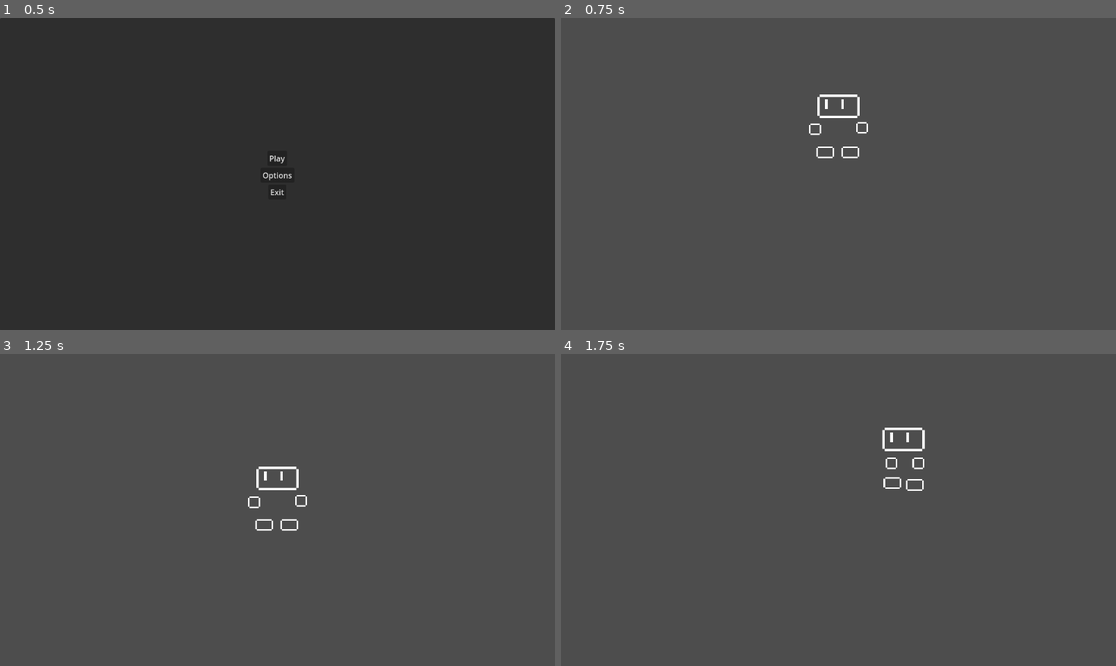
Above: before the commit, frames 1-4 (two rows, left to right).
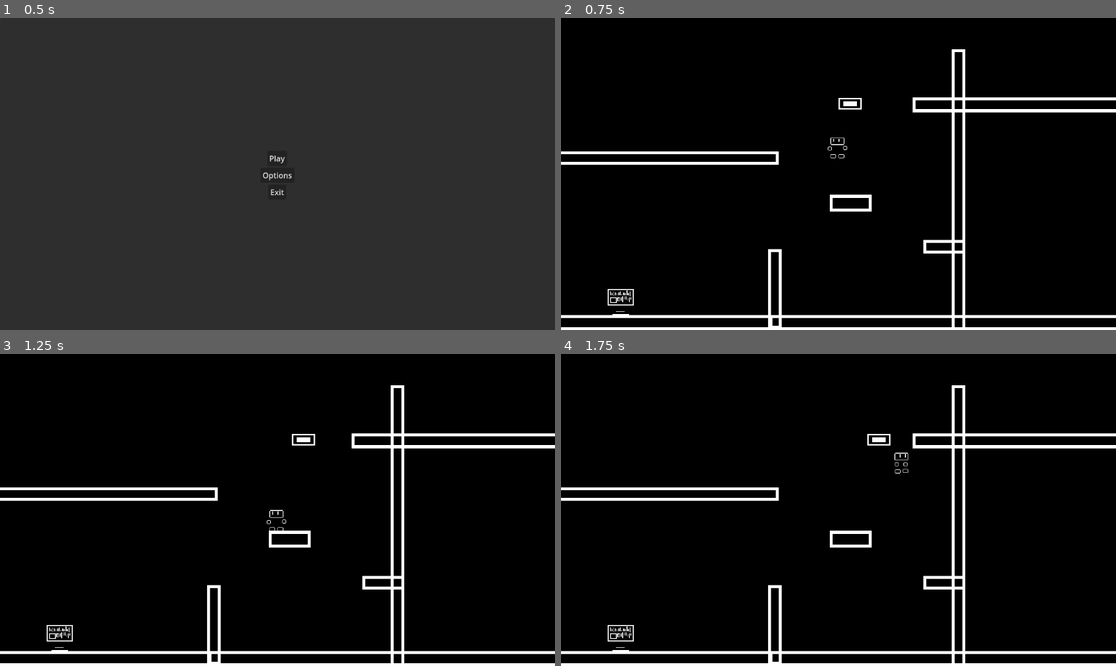
Above: after the commit, the same moments.

Repository: TotallyNotAlex20/last-planet
Game: Godot game, scene res://main.tscn
Same seed, same stepped clock (60 frames per second), same inputs: the game is played once before the commit and once after it.
Inputs:
- Up to frame 1 (0.5 s): no input
- Up to frame 2 (0.75 s): click "Play" at 0.5 s
- Up to frame 3 (1.25 s): no input
- Up to frame 4 (1.75 s): tap Enter (ui_accept) at 1.25, 1.52 s; hold Right (ui_right) from 1.28 s (still down)

Frame 1 is identical in both runs. In frame 2, 100% of the frame differs, in the area x 0-100%, y 0-100%; in frame 3, 100%; in frame 4, 100%.

Commit message:
added some items

Diff:
--- /dev/null
+++ b/items/moving_platform.gd
@@ -0,0 +1,19 @@
+extends Node2D
+
+var speed_x = 1
+var speed_y = 0
+var range = Vector2(100, 0)
+var direction = true # true positive false negative
+var start_position
+
+func _ready():
+	start_position = self.position
+
+func _physics_process(delta):
+	if direction:
+		self.position += Vector2(speed_x, speed_y)
+	elif !direction:
+		self.position -= Vector2(speed_x, speed_y)
+	print(start_position + range, abs(self.position))
+	if direction and start_position + range < abs(self.position) or !direction and start_position - range > abs(self.position):
+		direction = !direction
--- /dev/null
+++ b/items/moving_platform.tscn
@@ -0,0 +1,18 @@
+[gd_scene load_steps=4 format=3 uid="uid://pokmwlgegi8m"]
+
+[ext_resource type="Script" path="res://items/moving_platform.gd" id="1_lgv8y"]
+[ext_resource type="Texture2D" uid="uid://2n0ayw7qnswa" path="res://sprites/items/platform.png" id="1_m78f4"]
+
+[sub_resource type="RectangleShape2D" id="RectangleShape2D_ytlko"]
+size = Vector2(48, 24)
+
+[node name="MovingPlatform" type="Node2D"]
+script = ExtResource("1_lgv8y")
+
+[node name="StaticBody2D" type="StaticBody2D" parent="."]
+
+[node name="CollisionShape2D" type="CollisionShape2D" parent="StaticBody2D"]
+shape = SubResource("RectangleShape2D_ytlko")
+
+[node name="Platform" type="Sprite2D" parent="."]
+texture = ExtResource("1_m78f4")
--- /dev/null
+++ b/monitor.tscn
@@ -0,0 +1,16 @@
+[gd_scene load_steps=3 format=3 uid="uid://2djtmchjeylx"]
+
+[ext_resource type="Texture2D" uid="uid://b3nxccrpsadfs" path="res://sprites/items/monitor.png" id="1_uhihu"]
+
+[sub_resource type="RectangleShape2D" id="RectangleShape2D_d71a2"]
+size = Vector2(32, 32)
+
+[node name="Monitor" type="Node2D"]
+
+[node name="Monitor" type="Sprite2D" parent="."]
+texture = ExtResource("1_uhihu")
+
+[node name="StaticBody2D" type="StaticBody2D" parent="."]
+
+[node name="CollisionShape2D" type="CollisionShape2D" parent="StaticBody2D"]
+shape = SubResource("RectangleShape2D_d71a2")
--- a/odi.gd
+++ b/odi.gd
@@ -1,9 +1,9 @@
 extends CharacterBody2D
 
 @onready var animator = get_node("AnimationPlayer")
-
+@onready var x_scale = get_node("body").scale.x
 const SPEED = 300.0
-const JUMP_VELOCITY = -400.0
+const JUMP_VELOCITY = -600.0
 
 var gravity = ProjectSettings.get_setting("physics/2d/default_gravity")
 
@@ -21,6 +21,10 @@
 	if direction:
 		velocity.x = direction * SPEED
 		animator.play("walk")
+		if direction < 0:
+			get_node("body").scale.x = x_scale
+		elif direction > 0:
+			get_node("body").scale.x = -x_scale
 	else:
 		animator.play("idle")
 		velocity.x = move_toward(velocity.x, 0, SPEED)
--- a/odi.tscn
+++ b/odi.tscn
@@ -22,7 +22,7 @@
 tracks/1/type = "value"
 tracks/1/imported = false
 tracks/1/enabled = true
-tracks/1/path = NodePath("hands/Fist:position")
+tracks/1/path = NodePath("body/hands/Fist:position")
 tracks/1/interp = 1
 tracks/1/loop_wrap = true
 tracks/1/keys = {
@@ -34,7 +34,7 @@
 tracks/2/type = "value"
 tracks/2/imported = false
 tracks/2/enabled = true
-tracks/2/path = NodePath("hands/Fist2:position")
+tracks/2/path = NodePath("body/hands/Fist2:position")
 tracks/2/interp = 1
 tracks/2/loop_wrap = true
 tracks/2/keys = {
@@ -46,7 +46,7 @@
 tracks/3/type = "value"
 tracks/3/imported = false
 tracks/3/enabled = true
-tracks/3/path = NodePath("legs/Leg2:position")
+tracks/3/path = NodePath("body/legs/Leg2:position")
 tracks/3/interp = 1
 tracks/3/loop_wrap = true
 tracks/3/keys = {
@@ -58,7 +58,7 @@
 tracks/4/type = "value"
 tracks/4/imported = false
 tracks/4/enabled = true
-tracks/4/path = NodePath("legs/Leg:position")
+tracks/4/path = NodePath("body/legs/Leg:position")
 tracks/4/interp = 1
 tracks/4/loop_wrap = true
 tracks/4/keys = {
@@ -70,7 +70,7 @@
 tracks/5/type = "value"
 tracks/5/imported = false
 tracks/5/enabled = true
-tracks/5/path = NodePath("Head:position")
+tracks/5/path = NodePath("body/Head:position")
 tracks/5/interp = 1
 tracks/5/loop_wrap = true
 tracks/5/keys = {
@@ -82,7 +82,7 @@
 tracks/6/type = "value"
 tracks/6/imported = false
 tracks/6/enabled = true
-tracks/6/path = NodePath("hands:position")
+tracks/6/path = NodePath("body/hands:position")
 tracks/6/interp = 1
 tracks/6/loop_wrap = true
 tracks/6/keys = {
@@ -111,7 +111,7 @@
 tracks/1/type = "value"
 tracks/1/imported = false
 tracks/1/enabled = true
-tracks/1/path = NodePath("Head:position")
+tracks/1/path = NodePath("body/Head:position")
 tracks/1/interp = 1
 tracks/1/loop_wrap = true
 tracks/1/keys = {
@@ -123,7 +123,7 @@
 tracks/2/type = "value"
 tracks/2/imported = false
 tracks/2/enabled = true
-tracks/2/path = NodePath("hands/Fist:position")
+tracks/2/path = NodePath("body/hands/Fist:position")
 tracks/2/interp = 1
 tracks/2/loop_wrap = true
 tracks/2/keys = {
@@ -135,7 +135,7 @@
 tracks/3/type = "value"
 tracks/3/imported = false
 tracks/3/enabled = true
-tracks/3/path = NodePath("hands/Fist2:position")
+tracks/3/path = NodePath("body/hands/Fist2:position")
 tracks/3/interp = 1
 tracks/3/loop_wrap = true
 tracks/3/keys = {
@@ -147,7 +147,7 @@
 tracks/4/type = "value"
 tracks/4/imported = false
 tracks/4/enabled = true
-tracks/4/path = NodePath("legs/Leg2:position")
+tracks/4/path = NodePath("body/legs/Leg2:position")
 tracks/4/interp = 1
 tracks/4/loop_wrap = true
 tracks/4/keys = {
@@ -159,7 +159,7 @@
 tracks/5/type = "value"
 tracks/5/imported = false
 tracks/5/enabled = true
-tracks/5/path = NodePath("legs/Leg:position")
+tracks/5/path = NodePath("body/legs/Leg:position")
 tracks/5/interp = 1
 tracks/5/loop_wrap = true
 tracks/5/keys = {
@@ -176,7 +176,7 @@
 tracks/0/type = "value"
 tracks/0/imported = false
 tracks/0/enabled = true
-tracks/0/path = NodePath("hands/Fist2:position")
+tracks/0/path = NodePath("body/hands/Fist2:position")
 tracks/0/interp = 1
 tracks/0/loop_wrap = true
 tracks/0/keys = {
@@ -188,7 +188,7 @@
 tracks/1/type = "value"
 tracks/1/imported = false
 tracks/1/enabled = true
-tracks/1/path = NodePath("hands/Fist:position")
+tracks/1/path = NodePath("body/hands/Fist:position")
 tracks/1/interp = 1
 tracks/1/loop_wrap = true
 tracks/1/keys = {
@@ -200,7 +200,7 @@
 tracks/2/type = "value"
 tracks/2/imported = false
 tracks/2/enabled = true
-tracks/2/path = NodePath("hands:position")
+tracks/2/path = NodePath("body/hands:position")
 tracks/2/interp = 1
 tracks/2/loop_wrap = true
 tracks/2/keys = {
@@ -212,7 +212,7 @@
 tracks/3/type = "value"
 tracks/3/imported = false
 tracks/3/enabled = true
-tracks/3/path = NodePath("legs/Leg2:position")
+tracks/3/path = NodePath("body/legs/Leg2:position")
 tracks/3/interp = 1
 tracks/3/loop_wrap = true
 tracks/3/keys = {
@@ -224,7 +224,7 @@
 tracks/4/type = "value"
 tracks/4/imported = false
 tracks/4/enabled = true
-tracks/4/path = NodePath("legs/Leg:position")
+tracks/4/path = NodePath("body/legs/Leg:position")
 tracks/4/interp = 1
 tracks/4/loop_wrap = true
 tracks/4/keys = {
@@ -236,7 +236,7 @@
 tracks/5/type = "value"
 tracks/5/imported = false
 tracks/5/enabled = true
-tracks/5/path = NodePath("Head:position")
+tracks/5/path = NodePath("body/Head:position")
 tracks/5/interp = 1
 tracks/5/loop_wrap = true
 tracks/5/keys = {
@@ -271,31 +271,6 @@
 [node name="Odi" type="CharacterBody2D"]
 script = ExtResource("1_gakng")
 
-[node name="Head" type="Sprite2D" parent="."]
-position = Vector2(1, -36)
-scale = Vector2(1.8125, 1.625)
-texture = ExtResource("1_pah22")
-
-[node name="legs" type="Node2D" parent="."]
-
-[node name="Leg" type="Sprite2D" parent="legs"]
-position = Vector2(-8, -4)
-texture = ExtResource("2_ycj7a")
-
-[node name="Leg2" type="Sprite2D" parent="legs"]
-position = Vector2(9, -4)
-texture = ExtResource("2_ycj7a")
-
-[node name="hands" type="Node2D" parent="."]
-
-[node name="Fist" type="Sprite2D" parent="hands"]
-position = Vector2(-15, -19)
-texture = ExtResource("3_3rt8d")
-
-[node name="Fist2" type="Sprite2D" parent="hands"]
-position = Vector2(17, -20)
-texture = ExtResource("3_3rt8d")
-
 [node name="AnimationPlayer" type="AnimationPlayer" parent="."]
 libraries = {
 "": SubResource("AnimationLibrary_q0nlu")
@@ -307,3 +282,30 @@
 rotation = 3.14159
 scale = Vector2(2.77197, -2.00035)
 shape = SubResource("RectangleShape2D_862lg")
+
+[node name="body" type="Node2D" parent="."]
+
+[node name="Head" type="Sprite2D" parent="body"]
+position = Vector2(1, -36)
+scale = Vector2(1.8125, 1.625)
+texture = ExtResource("1_pah22")
+
+[node name="legs" type="Node2D" parent="body"]
+
+[node name="Leg" type="Sprite2D" parent="body/legs"]
+position = Vector2(-8, -4)
+texture = ExtResource("2_ycj7a")
+
+[node name="Leg2" type="Sprite2D" parent="body/legs"]
+position = Vector2(9, -4)
+texture = ExtResource("2_ycj7a")
+
+[node name="hands" type="Node2D" parent="body"]
+
+[node name="Fist" type="Sprite2D" parent="body/hands"]
+position = Vector2(-15, -19)
+texture = ExtResource("3_3rt8d")
+
+[node name="Fist2" type="Sprite2D" parent="body/hands"]
+position = Vector2(17, -20)
+texture = ExtResource("3_3rt8d")
--- a/test_game_scene.tscn
+++ b/test_game_scene.tscn
@@ -1,22 +1,86 @@
-[gd_scene load_steps=4 format=3 uid="uid://das7h864qk4a3"]
+[gd_scene load_steps=14 format=3 uid="uid://das7h864qk4a3"]
 
 [ext_resource type="PackedScene" uid="uid://cupnehopfis84" path="res://odi.tscn" id="1_je76d"]
+[ext_resource type="PackedScene" uid="uid://2djtmchjeylx" path="res://monitor.tscn" id="2_3w0g8"]
+[ext_resource type="Texture2D" uid="uid://bpohk2bygrabw" path="res://sprites/maps/test map.png" id="2_px1vf"]
+[ext_resource type="PackedScene" uid="uid://pokmwlgegi8m" path="res://items/moving_platform.tscn" id="2_sdhku"]
 
 [sub_resource type="PhysicsMaterial" id="PhysicsMaterial_8i1wx"]
 
 [sub_resource type="RectangleShape2D" id="RectangleShape2D_ojynk"]
+size = Vector2(24.9398, 30)
+
+[sub_resource type="RectangleShape2D" id="RectangleShape2D_03g7n"]
+size = Vector2(9.48529, 30)
+
+[sub_resource type="RectangleShape2D" id="RectangleShape2D_1lg7q"]
+size = Vector2(8.31885, 30)
+
+[sub_resource type="RectangleShape2D" id="RectangleShape2D_qhn7p"]
+size = Vector2(1.45388, 34)
+
+[sub_resource type="RectangleShape2D" id="RectangleShape2D_v7378"]
+size = Vector2(0.492981, 580)
+
+[sub_resource type="RectangleShape2D" id="RectangleShape2D_1ge5c"]
+size = Vector2(0.497159, 371)
+
+[sub_resource type="RectangleShape2D" id="RectangleShape2D_o6akp"]
+size = Vector2(0.465826, 167.5)
+
+[sub_resource type="RectangleShape2D" id="RectangleShape2D_o3dtf"]
+size = Vector2(1.45388, 28)
 
 [node name="TestGameScene" type="Node2D"]
 
-[node name="floor" type="StaticBody2D" parent="."]
+[node name="TestMap" type="Sprite2D" parent="."]
+position = Vector2(633, 305)
+scale = Vector2(3.12182, 3.12182)
+texture = ExtResource("2_px1vf")
+
+[node name="MovingPlatform" parent="." instance=ExtResource("2_sdhku")]
+position = Vector2(590, 178)
+
+[node name="colissions" type="StaticBody2D" parent="."]
 position = Vector2(587, 378)
 scale = Vector2(59.84, 1)
 physics_material_override = SubResource("PhysicsMaterial_8i1wx")
 
-[node name="CollisionShape2D" type="CollisionShape2D" parent="floor"]
-position = Vector2(-0.167112, -1)
+[node name="CollisionShape2D" type="CollisionShape2D" parent="colissions"]
+position = Vector2(0.815504, 255)
 shape = SubResource("RectangleShape2D_ojynk")
+
+[node name="CollisionShape2D2" type="CollisionShape2D" parent="colissions"]
+position = Vector2(-7.02206, -86)
+shape = SubResource("RectangleShape2D_03g7n")
+
+[node name="CollisionShape2D3" type="CollisionShape2D" parent="colissions"]
+position = Vector2(6.53576, -198)
+shape = SubResource("RectangleShape2D_1lg7q")
+
+[node name="CollisionShape2D4" type="CollisionShape2D" parent="colissions"]
+position = Vector2(0.250662, 7)
+shape = SubResource("RectangleShape2D_qhn7p")
+
+[node name="CollisionShape2D6" type="CollisionShape2D" parent="colissions"]
+position = Vector2(3.98145, -24)
+shape = SubResource("RectangleShape2D_v7378")
+
+[node name="CollisionShape2D8" type="CollisionShape2D" parent="colissions"]
+position = Vector2(-11.4952, 84.5)
+shape = SubResource("RectangleShape2D_1ge5c")
+
+[node name="CollisionShape2D7" type="CollisionShape2D" parent="colissions"]
+position = Vector2(-2.40537, 185.25)
+shape = SubResource("RectangleShape2D_o6akp")
+
+[node name="CollisionShape2D5" type="CollisionShape2D" parent="colissions"]
+position = Vector2(3.46758, 97)
+shape = SubResource("RectangleShape2D_o3dtf")
+
+[node name="Monitor" parent="." instance=ExtResource("2_3w0g8")]
+position = Vector2(124, 590)
+scale = Vector2(1.695, 1.695)
 
 [node name="Odi" parent="." instance=ExtResource("1_je76d")]
 position = Vector2(573, 276)
-scale = Vector2(3.04, 3.04)
Binary file added: sprites/items/monitor.png
Not shown, added: sprites/items/monitor.png.import
Binary file added: sprites/items/platform.png
Not shown, added: sprites/items/platform.png.import
Binary file added: sprites/maps/test map alt.png
Not shown, added: sprites/maps/test map alt.png.import
Binary file added: sprites/maps/test map.png
Not shown, added: sprites/maps/test map.png.import
